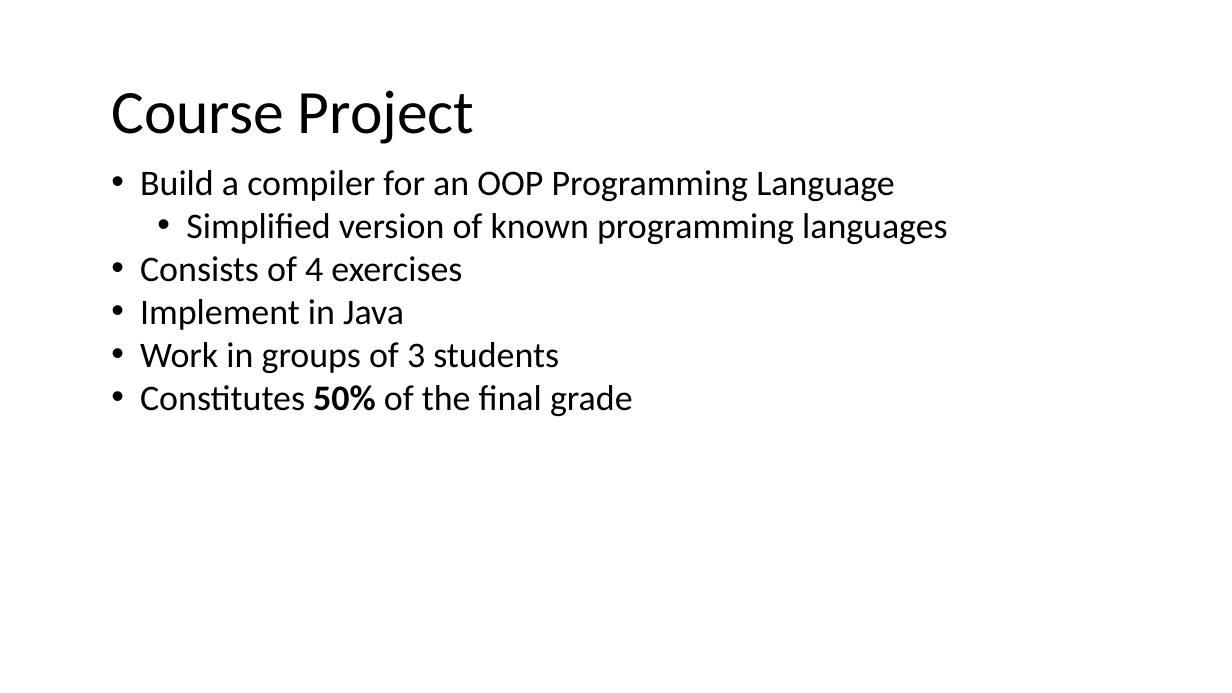
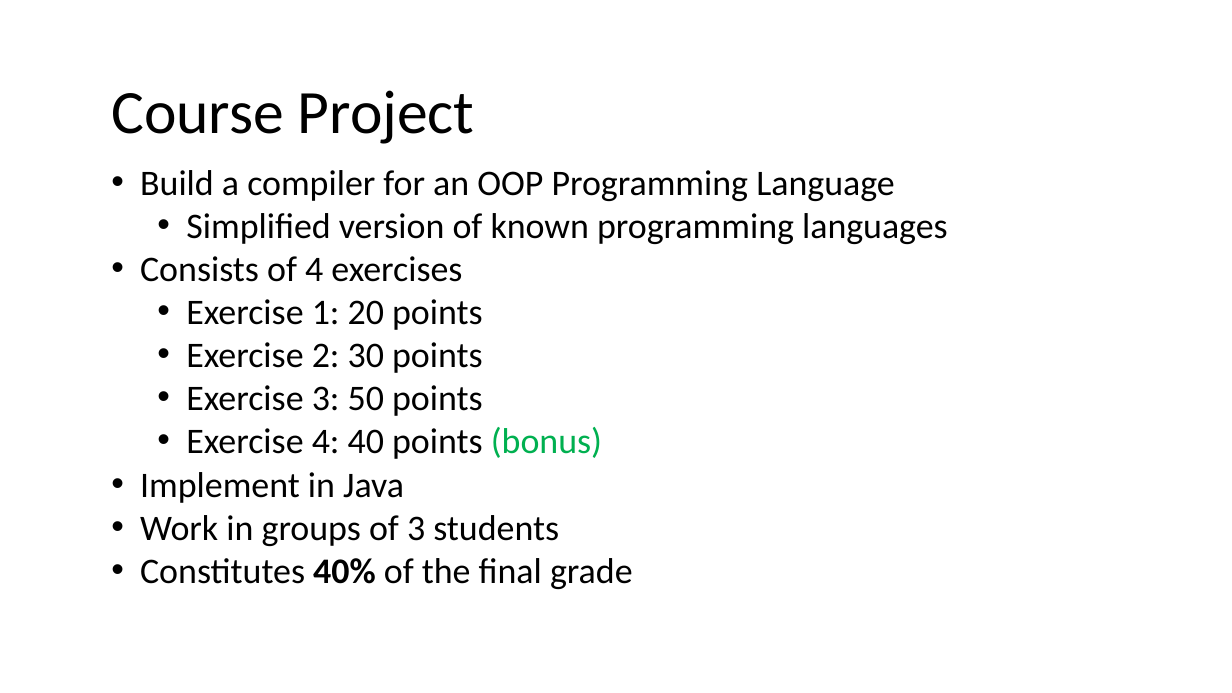
Before and after one commit to nivshani/compilation, a slide deck: slide 3 of slides/lexical_analysis.pptx. Drawn at 1232x693 pixels with LibreOffice and Linux fonts; fonts in the diff are those of the drawing. Boxes give left, top, right and bottom in pixels: in the first picture for what was removed or moved away, otherwise in the second. Text is boxed around its words. In the diff, an @@ line names an element or a change of style, - is before the commit and + after.

```diff
--- a/slides/lexical_analysis.pptx
+++ b/slides/lexical_analysis.pptx
@@ text at [186,299,602,459]: paragraphs added @@
+  • Exercise 1: 20 points
+  • Exercise 2: 30 points
+  • Exercise 3: 50 points
+  • Exercise 4: 40 points (bonus)
@@ text at [140,558,633,589]: text changed @@
-• Constitutes 50% of the final grade
+• Constitutes 40% of the final grade
```
Also in this commit, not shown: 1 other slide changed, 1 slide added, 1 other file.
